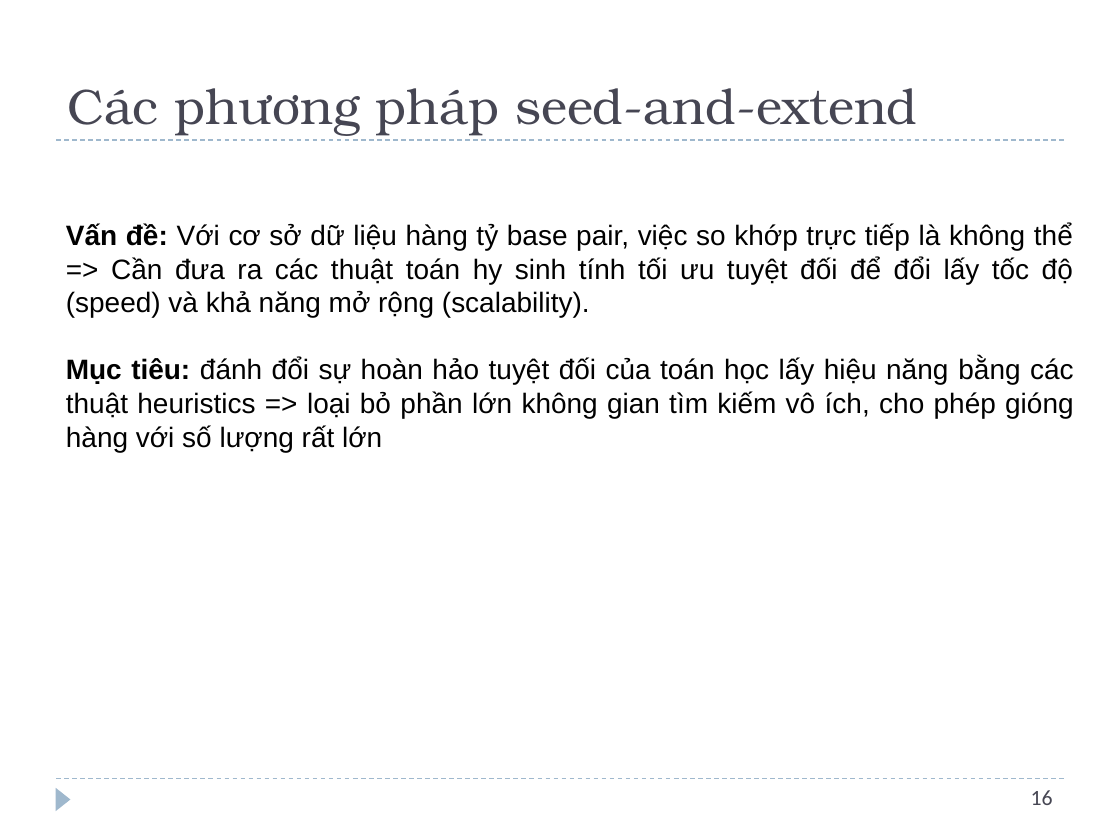
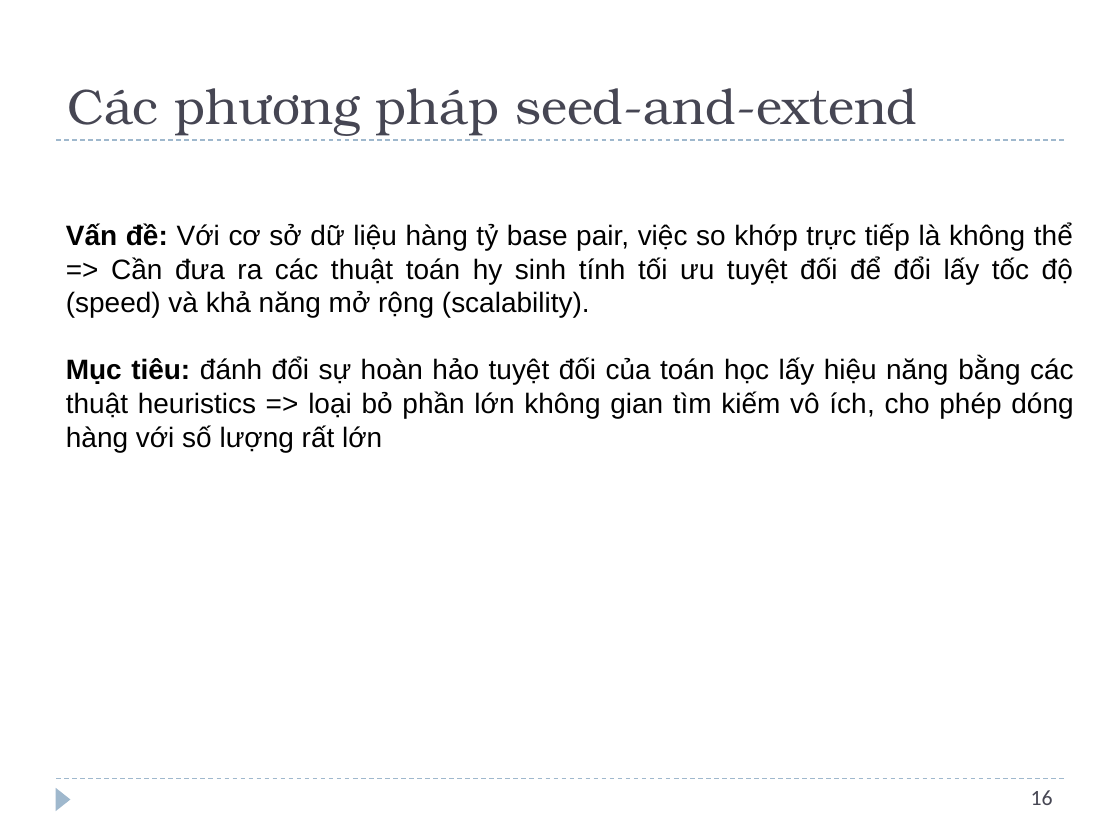
Before and after one commit to nmk-k66-uet/Sequence-Alignment, a slide deck: slide 17 of Sequence Alignment.pptx. Drawn at 1120x840 pixels with LibreOffice and Linux fonts; fonts in the diff are those of the drawing. Boxes give left, top, right and bottom in pixels: in the first picture for what was removed or moved away, otherwise in the second. Text is boxed around its words. In the diff, an @@ line names an element or a change of style, - is before the commit and + after.

```diff
--- a/Sequence Alignment.pptx
+++ b/Sequence Alignment.pptx
@@ text at box(66, 358, 1074, 452): text changed @@
-Mục tiêu: đánh đổi sự hoàn hảo tuyệt đối của toán học lấy hiệu năng bằng các thuật heuristics => loại bỏ phần lớn không gian tìm kiếm vô ích, cho phép gióng hàng với số lượng rất lớn
+Mục tiêu: đánh đổi sự hoàn hảo tuyệt đối của toán học lấy hiệu năng bằng các thuật heuristics => loại bỏ phần lớn không gian tìm kiếm vô ích, cho phép dóng hàng với số lượng rất lớn
```
Also in this commit, not shown: 7 other slides changed, 1 other file.
